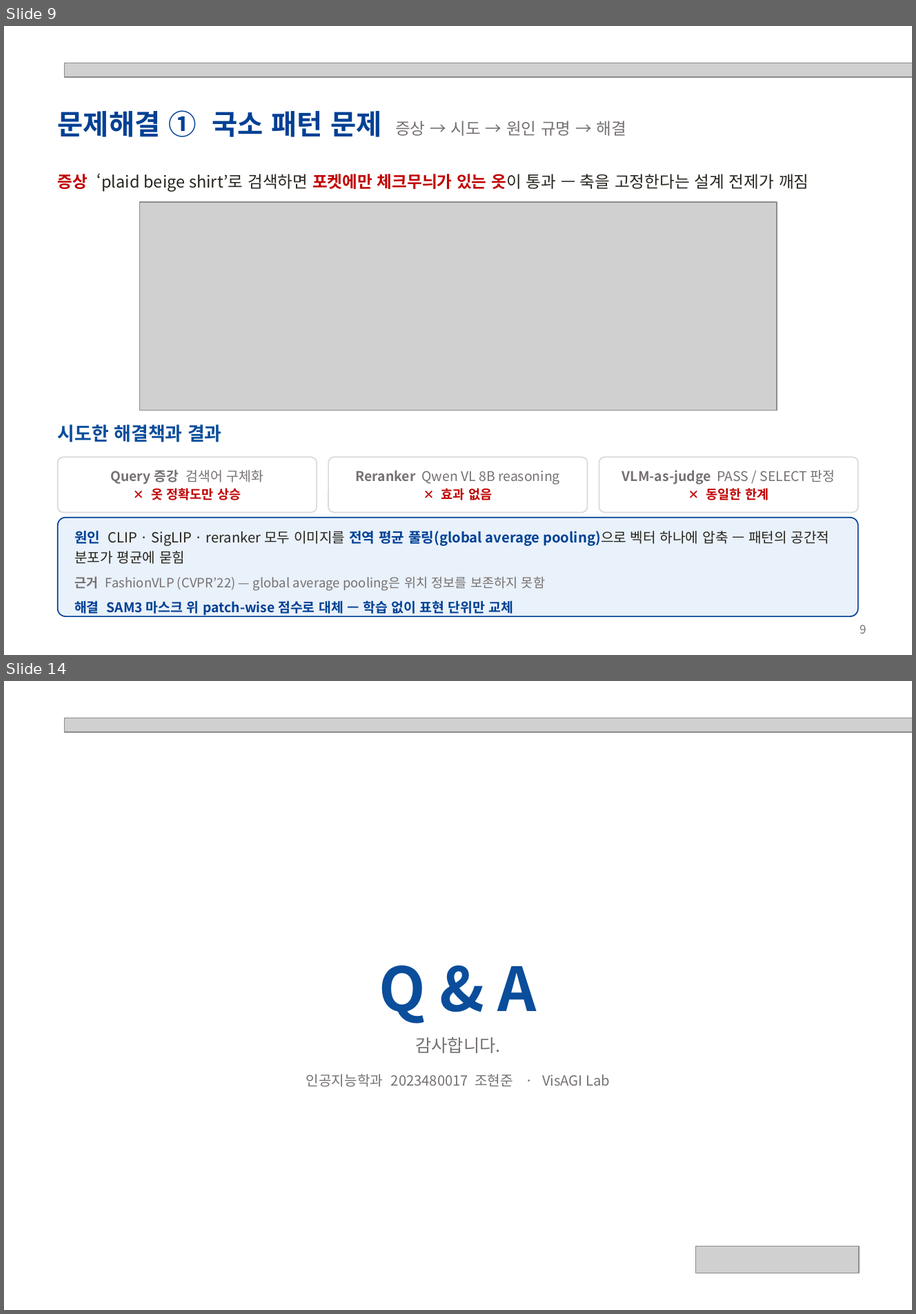
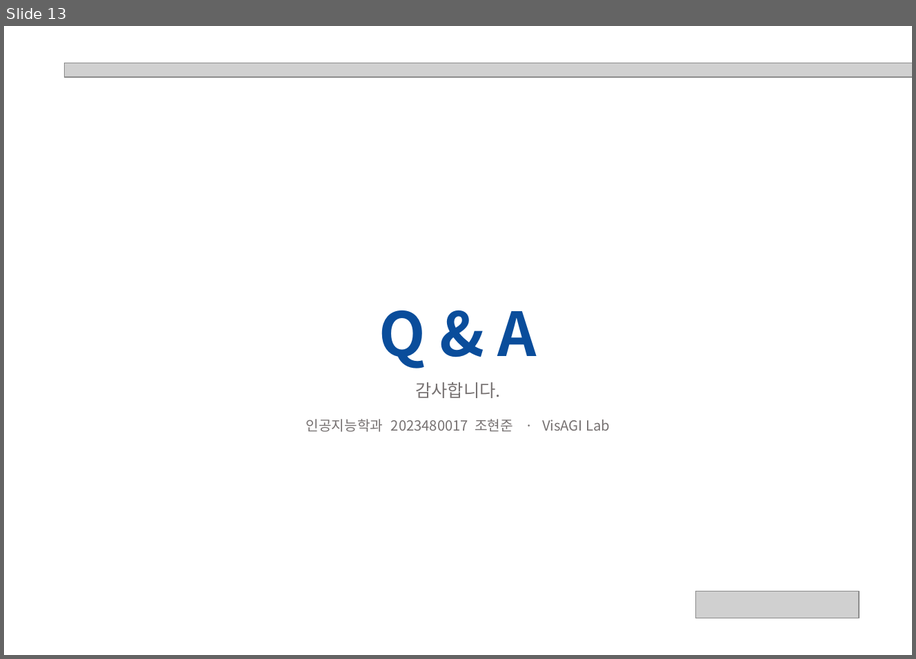
Before and after one commit to hjhj6411/tpo, a slide deck: presentation/POD-Bench_성과발표.pptx. Shown one above the other, each under a label of ours: slides 9 and 14 before the commit, slide 13 after it; the slides between them are not shown. The pictures are 916x1314 and 916x659 pixels, drawn with LibreOffice and Linux fonts; fonts in the diff are those of the drawing; grey boxes stand for pictures. Boxes give left, top, right and bottom in pixels: in the first picture for what was removed or moved away, otherwise in the second. Text is boxed around its words. In the diff, an @@ line names an element or a change of style, - is before the commit and + after.

```diff
--- a/presentation/POD-Bench_성과발표.pptx
+++ b/presentation/POD-Bench_성과발표.pptx
@@ slide 9 removed at bbox=[4, 26, 912, 655], background #FFFFFF @@
@@ picture removed at bbox=[64, 63, 912, 77] @@
@@ text removed at bbox=[58, 110, 626, 137] @@
-문제해결 ① 국소 패턴 문제 증상 → 시도 → 원인 규명 → 해결
@@ text removed at bbox=[58, 173, 809, 192] @@
-증상 ‘plaid beige shirt’로 검색하면 포켓에만 체크무늬가 있는 옷이 통과 — 축을 고정한다는 설계 전제가 깨짐
@@ picture removed at bbox=[140, 202, 777, 410] @@
@@ text removed at bbox=[58, 424, 222, 442] @@
-시도한 해결책과 결과
@@ rounded rectangle removed at bbox=[58, 457, 317, 512] @@
-Query 증강 검색어 구체화
-✕ 옷 정확도만 상승
@@ rounded rectangle removed at bbox=[328, 457, 588, 512] @@
-Reranker Qwen VL 8B reasoning
-✕ 효과 없음
@@ rounded rectangle removed at bbox=[599, 457, 858, 512] @@
-VLM-as-judge PASS / SELECT 판정
-✕ 동일한 한계
@@ rounded rectangle removed at bbox=[58, 517, 858, 616] @@
@@ text removed at bbox=[74, 530, 829, 616] @@
-원인 CLIP · SigLIP · reranker 모두 이미지를 전역 평균 풀링(global average pooling)으로 벡터 하나에 압축 — 패턴의 공간적 분포가 평균에 묻힘
-근거 FashionVLP (CVPR’22) — global average pooling은 위치 정보를 보존하지 못함
-해결 SAM3 마스크 위 patch-wise 점수로 대체 — 학습 없이 표현 단위만 교체
@@ text removed at bbox=[860, 624, 866, 633] @@
-9
@@ what was slide 14 is now slide 13 @@
```
Also in this commit, not shown: 5 slides changed, 7 slides added, 7 other slides removed, 10 other files.
